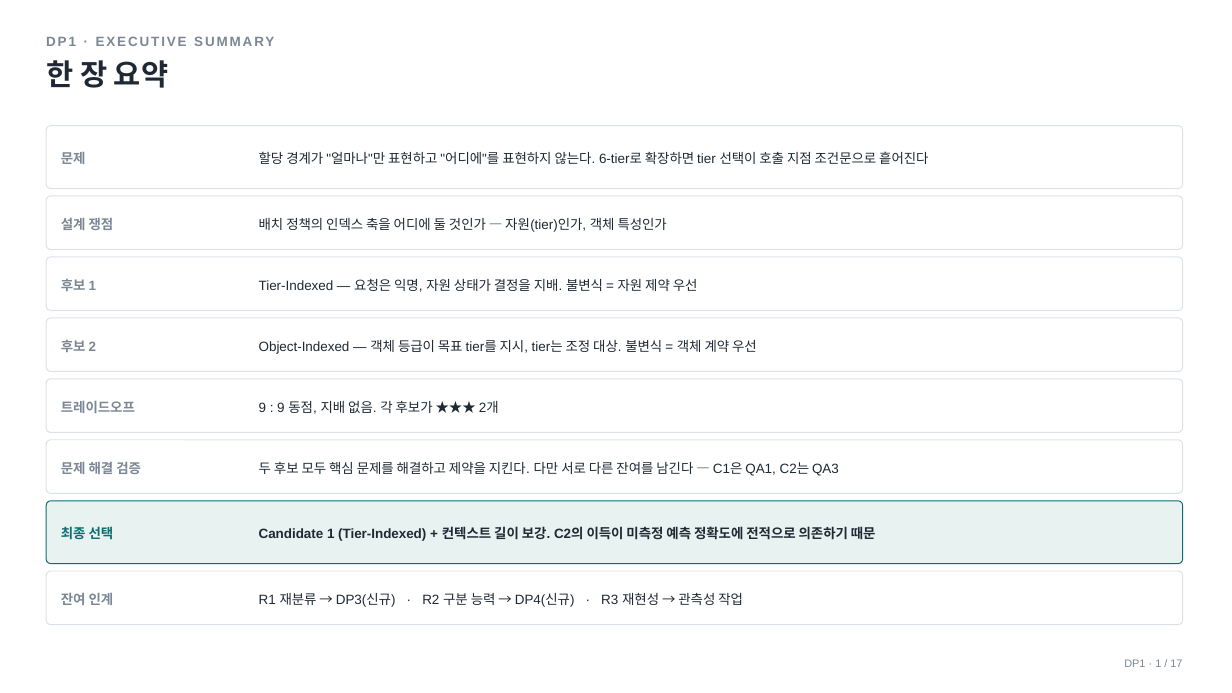
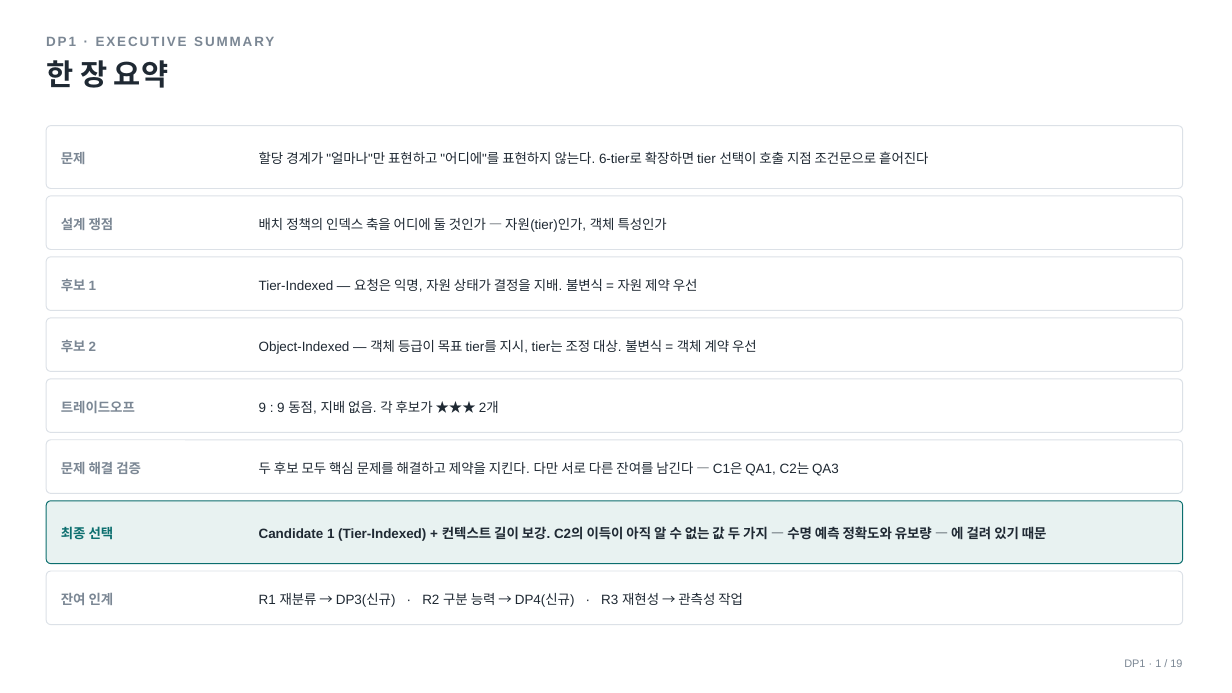
Before and after one commit to mkim0628/vllm, a slide deck: slide 2 of doc-mk/ppt/vllm-dp1-full.pptx. Drawn at 1232x693 pixels with LibreOffice and Linux fonts; fonts in the diff are those of the drawing. Boxes give left, top, right and bottom in pixels: in the first picture for what was removed or moved away, otherwise in the second. Text is boxed around its words. In the diff, an @@ line names an element or a change of style, - is before the commit and + after.

```diff
--- a/doc-mk/ppt/vllm-dp1-full.pptx
+++ b/doc-mk/ppt/vllm-dp1-full.pptx
@@ text at [259,526,1047,541]: text changed @@
-Candidate 1 (Tier-Indexed) + 컨텍스트 길이 보강. C2의 이득이 미측정 예측 정확도에 전적으로 의존하기 때문
+Candidate 1 (Tier-Indexed) + 컨텍스트 길이 보강. C2의 이득이 아직 알 수 없는 값 두 가지 — 수명 예측 정확도와 유보량 — 에 걸려 있기 때문
@@ text at [1124,659,1182,667]: text changed @@
-DP1 · 1 / 17
+DP1 · 1 / 19
```
Also in this commit, not shown: 14 other slides changed, 2 slides added, 5 other files.
